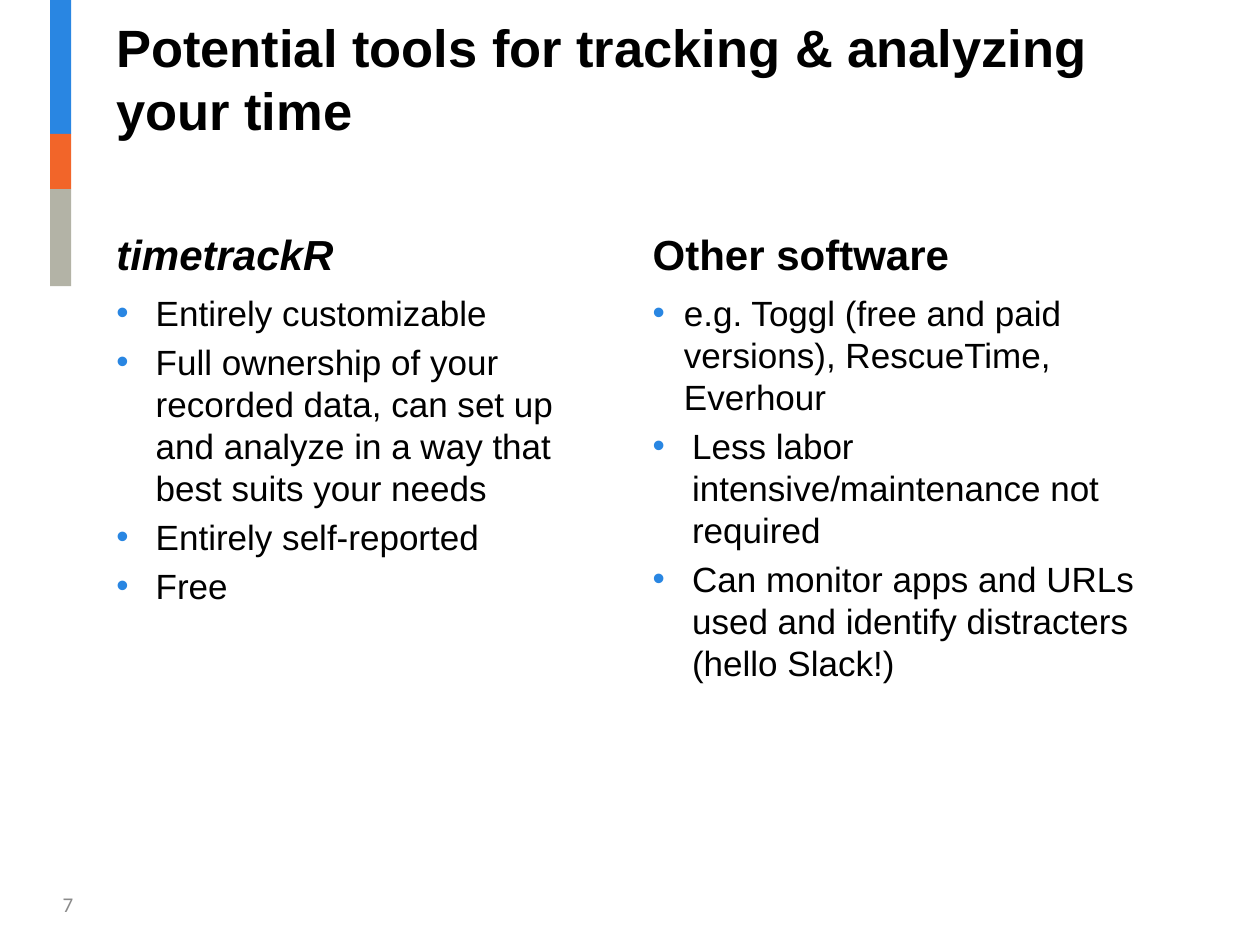
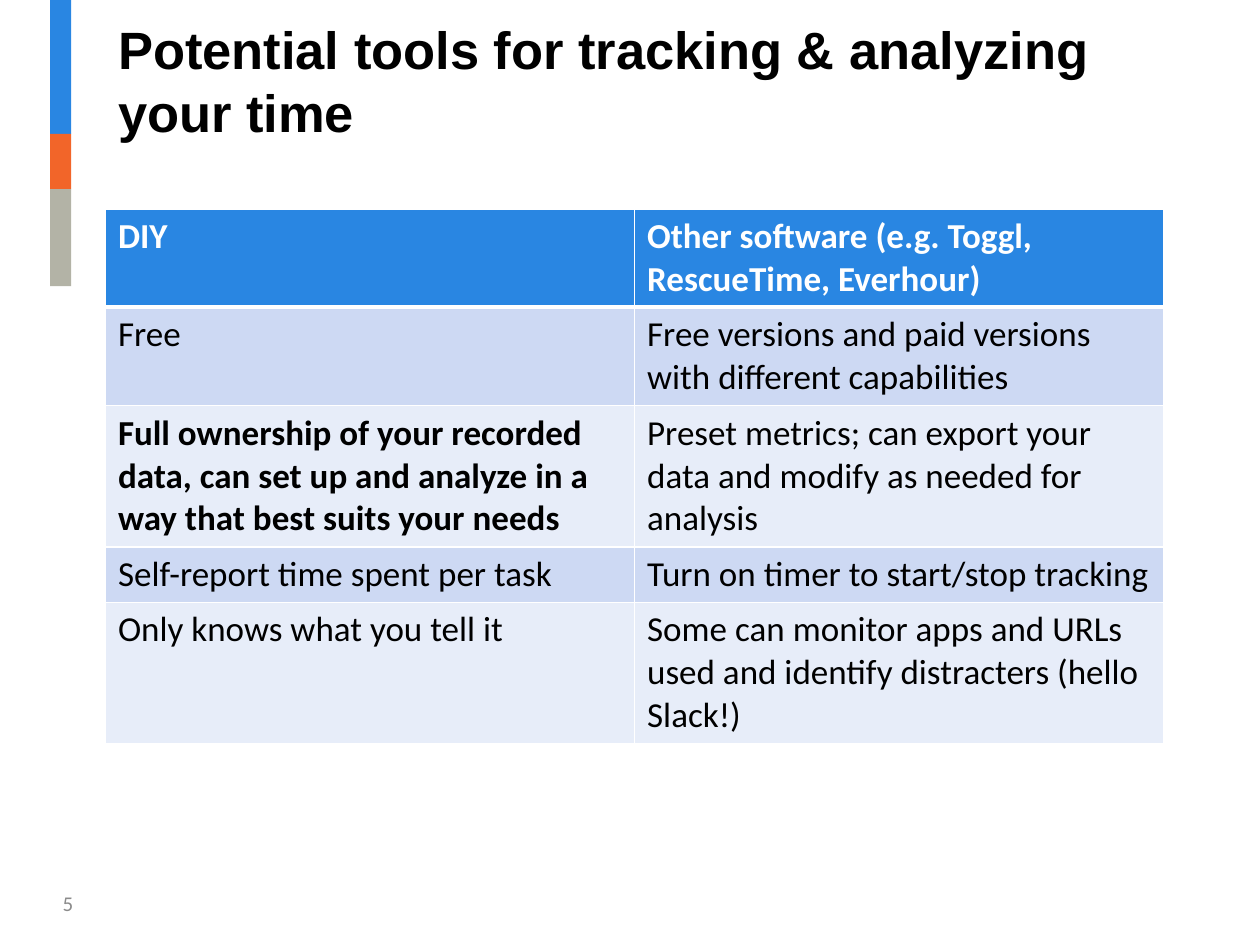
Before and after one commit to jalavery/timetrackR, a slide deck: slide 5 of RLadies timetrackR Presentation v2.pptx (slide 7 before the commit). Drawn at 1260x945 pixels with LibreOffice and Linux fonts; fonts in the diff are those of the drawing; background and template pictures are left out. Boxes give left, top, right and bottom in pixels: in the first picture for what was removed or moved away, otherwise in the second. Text is boxed around its words. In the diff, an @@ line names an element or a change of style, - is before the commit and + after.

```diff
--- a/RLadies timetrackR Presentation v2.pptx
+++ b/RLadies timetrackR Presentation v2.pptx
@@ table added at bbox=[106, 209, 1164, 736], 5 rows, 2 columns @@
+DIY | Other software (e.g. Toggl, RescueTime, Everhour)
+Free | Free versions and paid versions with different capabilities
+Full ownership of your recorded data, can set up and analyze in a way that best suits your needs | Preset metrics; can export your data and modify as needed for analysis
+Self-report time spent per task | Turn on timer to start/stop tracking
+Only knows what you tell it | Some can monitor apps and URLs used and identify distracters (hello Slack!)
@@ text removed at bbox=[116, 239, 333, 271] @@
-timetrackR
@@ text removed at bbox=[653, 239, 949, 271] @@
-Other software
@@ text removed at bbox=[156, 300, 553, 600] @@
-• Entirely customizable
-• Full ownership of your recorded data, can set up and analyze in a way that best suits your needs
-• Entirely self-reported
-• Free
@@ text removed at bbox=[684, 300, 1134, 683] @@
-• e.g. Toggl (free and paid versions), RescueTime, Everhour
-• Less labor intensive/maintenance not required
-• Can monitor apps and URLs used and identify distracters (hello Slack!)
@@ page number at bbox=[63, 897, 74, 911]: text changed @@
-7
+5
```
Also in this commit, not shown: 8 other slides changed, 2 slides added, 1 slide removed, 5 other files.
